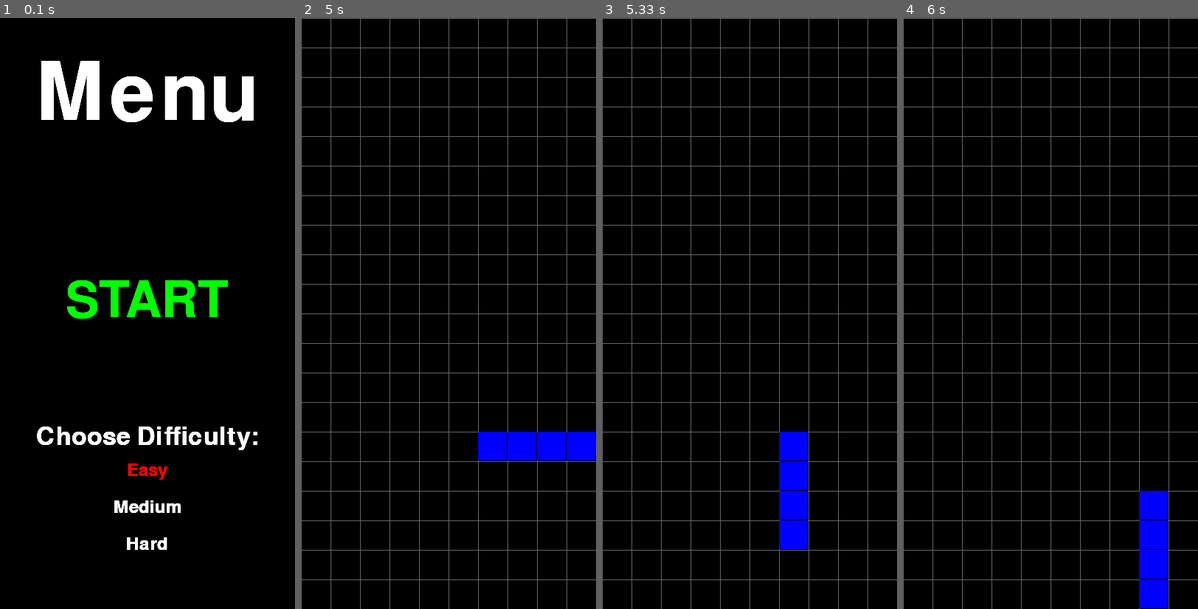
Above: before the commit, frames 1-4 (left to right).
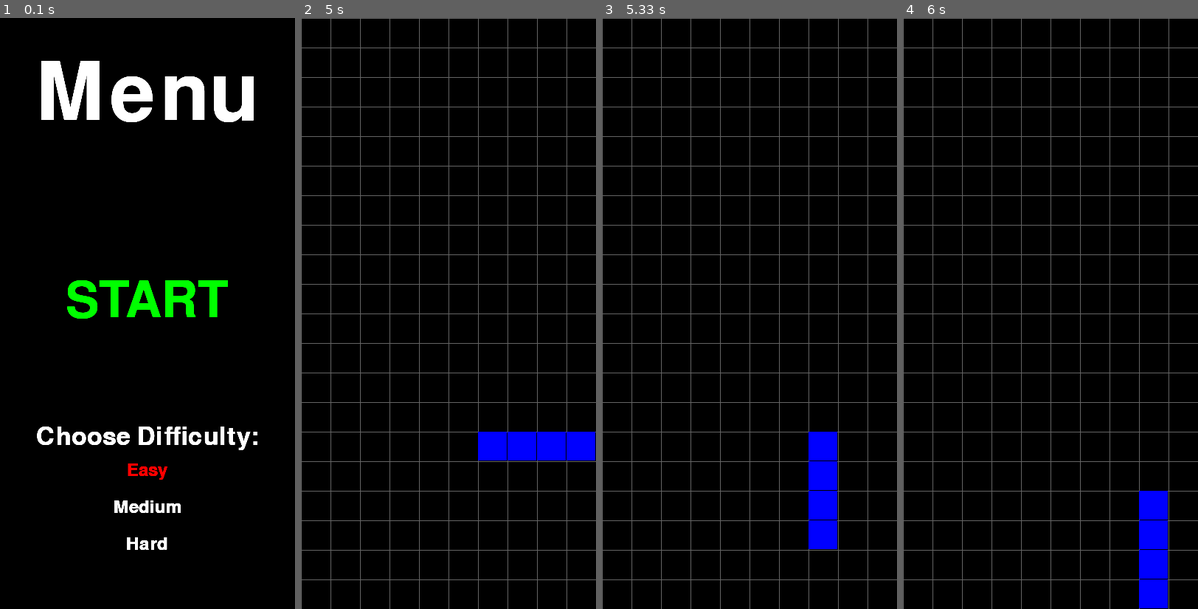
Above: after the commit, the same moments.

Repository: MrGio7/Tetris-pygame
Game: pygame game, started from main.py
Two runs of this game, one before a commit and one after it. Both use one fixed random seed, a clock stepped at 60 frames per second and the inputs below.
Inputs (mouse positions are in pixels of both pictures, inside the frame that each line leads up to):
- Up to frame 1 (0.1 s): no input
- Up to frame 2 (5 s): click "START" at 0.38 s; hold Right 0.67-1.13 s; move the mouse to (436, 337) at 0.7 s; hold Up 1.17-1.47 s; hold Right 1.5-1.97 s; hold Left 2-2.53 s; hold Left 2.57-2.97 s; hold Right 3.4-4.03 s; hold Left 4.07-4.53 s; hold Right from 4.57 s (still down)
- Up to frame 3 (5.33 s): release Right at 5.03 s; hold Up from 5.07 s (still down)
- Up to frame 4 (6 s): release Up at 5.37 s; hold Right 5.4-5.87 s; hold Left from 5.9 s (still down)

Frames 1-2 are identical in both runs. In frame 3, 3.8% of the frame differs, in the area x 60-80%, y 70-90%; in frame 4, nothing differs.

Commit message:
fixed rotation bug

Diff:
--- a/blocks.py
+++ b/blocks.py
@@ -77,15 +77,19 @@
                     count += 1
                 elif cor[0] == (self.width - self.size):
                     count -= 1
-            if self.response > 5 and count > 0:
+            if self.response > 5 and count > 2:
                 self.posx += self.size
                 self.rotation += 1
                 self.block_rotation()
-            elif self.response > 5 and count < 0:
+            elif self.response > 5 and count == -2:
                 self.posx -= self.size
                 self.rotation += 1
                 self.block_rotation()
-            elif self.response > 5 and count == 0:
+            elif self.response > 5 and count < -2:
+                self.posx -= self.size*2
+                self.rotation += 1
+                self.block_rotation()
+            elif self.response > 5 and (count == 0 or count == 1 or count == 2 or count == -1 or count == -2):
                 self.rotation += 1
                 self.block_rotation()
 
